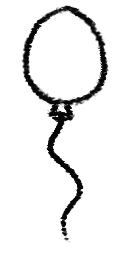
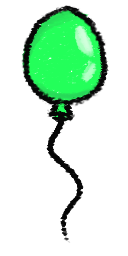
Two versions of the same layered image (128 × 256). Layer-by-layer changes:
showed "Layer 4" over [22, 8, 104, 121]
